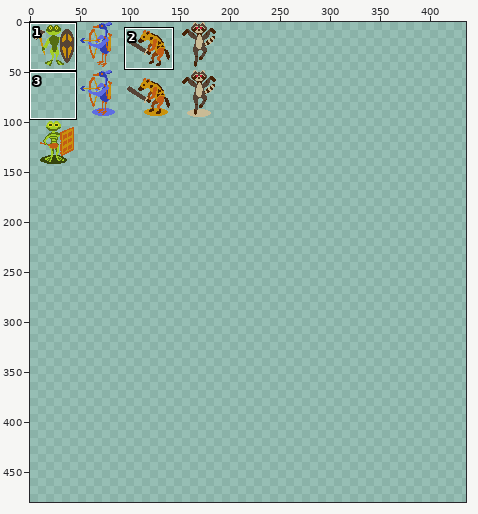
Sprite sheet -- assets/48x48 protoboard.png. Above, an overview of the earlier version with the close-up marked.
Close-up. Before the edit:
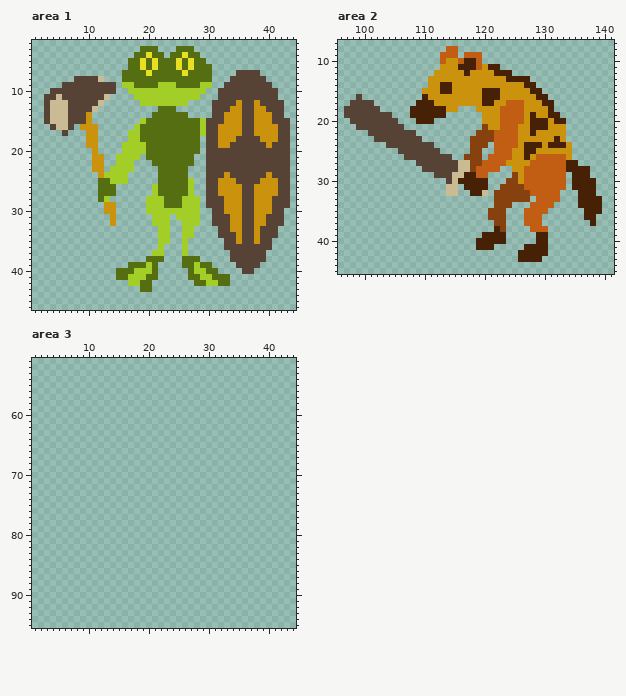
The file is 480x480 pixels. Shown: area 1: x 1..44, y 2..46; area 2: x 96..141, y 7..45; area 3: x 1..44, y 51..95. The wide view leaves out empty margins. The commit also changed other parts of the picture, which this record leaves out.
After the commit:
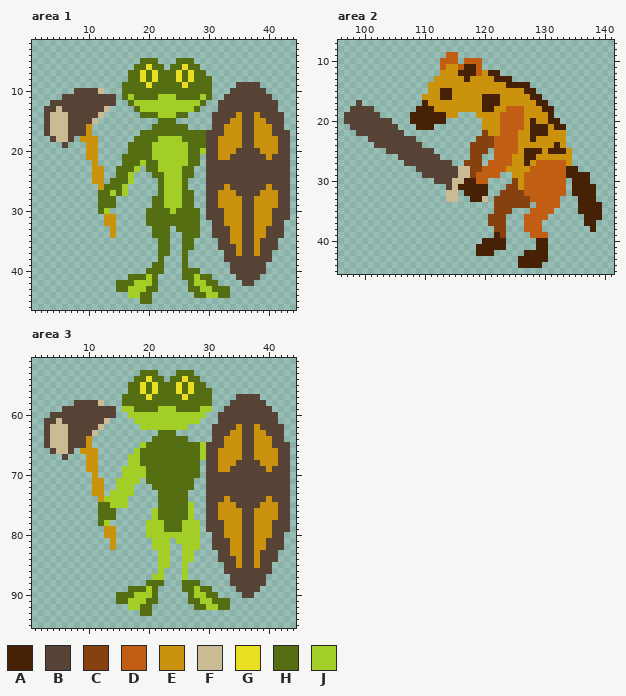
Palette (. is transparent): A #462106  B #564335  C #87410e  D #c25d14  E #ca920d  F #cabb95  G #e8df23  H #556e12  J #a3ce27
What changed:
Changed rows in their new state; - is an unchanged pixel.
Area 1:
first column x 3:
 3 ----------------...---...----------------
 4 ---------------.....-.....---------------
 5 --------------..H-H...H-H..--------------
 6 --------------.-HGH-.-HGH-..-------------
 7 -------------.--GHG---GHG--.----....-----
 8 -----.....---.--G-G---G-G------......----
 9 ---.........-HH--G-HHH-G--HH--..----..---
10 -....----F..-HHHHHHHHHHHHHHH-..------..--
11 ...-------BB-HJHHHH---HHHHJH-.--------.--
12 .BBB-----BBB--HJ--------JJH-.---B--B---.-
13 -B-B----BBF----HJJJJJJJJJH--.--BB--BB--.-
14 -------BBF------HH-JJJ--------BB----BB---
15 -------BF-------...---......--B------B--.
16 BF---BB-.------...------....-B--------B-.
17 BFFFBBB-.-----..----------H--B--------B--
18 -BFFB-E-------.H---JJJJ---H-----E--E-----
19 ---B---------.HHH-JJJJJJ--H----EE--EE-E--
20 -------E-----.HHH-JJJJJJ--J--EEE----EEE--
21 -------E-.--.HHHH-JJJJJJ-H---EE------E---
22 ---------.--.HHHJH-JJJJJ-H---------------
23 -----------.HHHJ-HHJJJJ-H----------------
24 --------E-..HHJ---H-JJJ-H-----B------B---
25 --------EE.HHHJ-----JJJ-.----BBB----BBB--
26 ---------E--HJ----.-JJJ-.----B-BB--BB-B--
27 -----------JHJ----.-JJJ-H-------B--B-----
28 ----------HH-----.HHJJJHH.---E--------E--
29 ---------HHH-----.HHJJJHH.---E--------E--
30 ---------HJ.-----HHHH-HHHH-B------------B
31 ----------E------HHHHHHHHH-B--E------E--B
32 ----------E------HHHHHHHHH----E------E---
33 -----------E------HHH-HHHH--B-------E--B-
34 -----------E------HHH--HHH--B--E----E--B-
35 -------------------HH--HH----B-E------B--
36 -------------------HH--HH----B--E--E--B--
37 ------------------.HH--H------B-E--E-B---
38 -----------------..-----..----B------B---
39 --------------....-H----....---B----B----
40 ------------.....H-H---H-H...--BB--BB----
41 ------------..HHHJ-----H-JHH...-BBBB-----
42 ------------HHH-JJH-----HJJHH..--BB------
43 ------------HHJJJ-H-----HHJJHHH----------
44 --------------JJHH-------HHJJHH----------
45 ----------------HH-----------------------
Area 2:
first column x 97:
 8 -----------------..------------------------
 9 ----------------.---...--------------------
10 -----------------DD.DD---------------------
11 ----------------D--D---...-----------------
12 ---------------.---A-AD-A-..---------------
13 --------------.-----A----AA-...------------
14 ----------------EE---------AAA-.-----------
15 -------------.---------EEE----A-.----------
16 --.----------E--AA-------------A-.---------
17 -.-..-------.-E----------A-EEE--A-.--------
18 .----.-----.---EE--EEE-AA-E------A---------
19 ------..---------EE---E--------E---.-------
20 B-------.--A---AA---------------EEA-.------
21 -B-------.--AAA--------E-----D-----AA------
22 --BB------..----------.-EE------AA---------
23 ----B-------.--------.---------A---E-------
24 -----BB------..---------C-----EEE-E-E.-----
25 -------BB------.-------C----D---A-AAA------
26 ---------B------..--.---.------AEEEEE------
27 ----------BB------..C--.---D--AE-----E.----
28 ------------B---------C---DE--E--------..--
29 -------------BB---B-FC--DD--E--------A-----
30 ---------------BB--F--DD---.-------------.-
31 -----------------B-A------.--E-------------
32 --------------------A--A-.----D-----D-A----
33 -----------------FF--AAF-------D----------.
34 ----------------------------CCC.---D-------
35 ------------------------.--C--.---D----A---
36 ---------------------------------D--------A
37 ------------------------C---------------A--
38 -------------------------C----D--.-------A-
39 -----------------------..-C----DDD---------
40 ----------------------.--------------------
41 -------------------------AA---..-----------
42 ----------------------AAA----.-------------
43 ---------------------------------A---------
44 -----------------------------AAAA----------
Area 3:
first column x 3:
53 ----------------HHH---HHH----------------
54 ---------------HHGHH-HHGHH---------------
55 --------------HHGHGHHHGHGHH--------------
56 --------------HHGHGHHHGHGHHH-------------
57 -------------HHHHGHHHHHGHHHH----BBBB-----
58 -----BBBBF---HHHHHHHHHHHHHHH---BBBBBB----
59 ---BBBBBBBBB-JJHHHHJJJHHHHJJ--BBBBBBBB---
60 -BBBBBBBBBBB--JJJJJJJJJJJJJ--BBBBBBBBBB--
61 BBFBBBBBBBF----JJJJJJJJJJJ---BBBBBBBBBB--
62 BFFFBBBBBF------JJJJJJJJ----BBBBEBBEBBBB-
63 BFFFBBBBF----------HHH------BBBEEBBEEBBB-
64 BFFFBBBE----------HHHHHH----BBEEEBBEEEBB-
65 BFFFBBBE--------JHHHHHHHHHJBBBEEEBBEEEBBB
66 -BFFB-EEE------JHHHHHHHHHHJBBEEEEBBEEEEBB
67 ---B---EE-----JJHHHHHHHHHHJBBEEEEBBEEEEBB
68 -------EE-----JJHHHHHHHHHH-BBEEEBBBBEEEBB
69 -------EE----JJJJHHHHHHHHH-BBEEBBBBBBEBBB
70 --------E----JJJJHHHHHHHHH-BBBBBBBBBBBBBB
71 --------EE--JJJJ-HHHHHHHH--BBBBBBBBBBBBBB
72 --------EE--JJJ---HHHHHHH--BBBBBBBBBBBBBB
73 --------EE-JJJJ----HHHHH---BBBBBBBBBBBBBB
74 ---------EJJJJ-----HHHHH---BBBEBBBBBBEBBB
75 ---------HHJJJ-----HHHHHJ--BBEEEBBBBEEEBB
76 ---------HHH------JHHHHHJ--BBEEEEBBEEEEBB
77 ---------HHH------JHHHHHJ--BBEEEEBBEEEEBB
78 ---------HJ------JJJHHHJJJ-BBBEEEBBEEEBBB
79 ----------EE-----JJJHHHJJJ-BBBEEEBBEEEBBB
80 ----------EE-----JJJJJJJJJ--BBEEEBBEEEBB-
81 -----------E------JJJ-JJJJ--BBBEEBBEEBBB-
82 -----------E------JJJ--JJJ--BBBEEBBEEBBB-
83 -------------------JJ--JJ----BBEEBBEBBB--
84 -------------------JJ--JJ----BBBEBBEBBB--
85 -------------------JJ--J------BBEBBEBB---
86 -------------------J---J------BBBBBBBB---
87 ------------------JJ---J-------BBBBBB----
88 -----------------HHH---HHH-----BBBBBB----
89 --------------HHHJH----HHJHH----BBBB-----
90 ------------HHHJJJH-----HJJHH----BB------
91 ------------HHJJJHH-----HHJJHHH----------
92 --------------JJHH-------HHJJHH----------
93 ----------------HH-----------------------
Changed places in both close-ups, as pixel boxes (x1, y1, x2, y2):
changed: (44, 46, 290, 304)
changed: (344, 46, 602, 268)
added: (44, 370, 290, 616)
